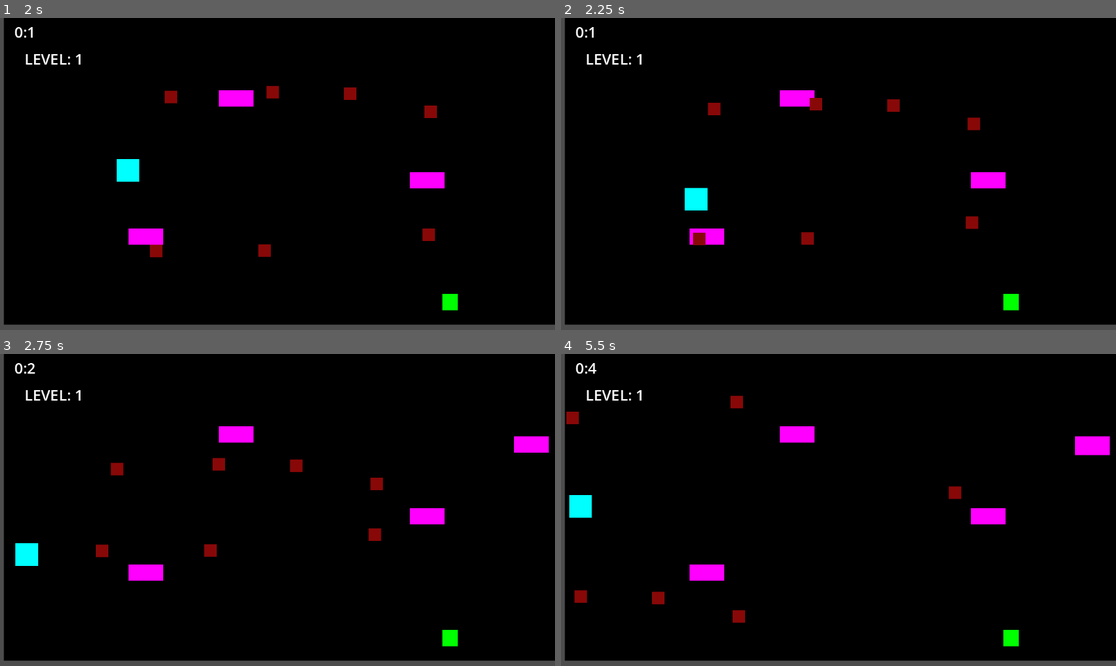
Above: before the commit, frames 1-4 (two rows, left to right).
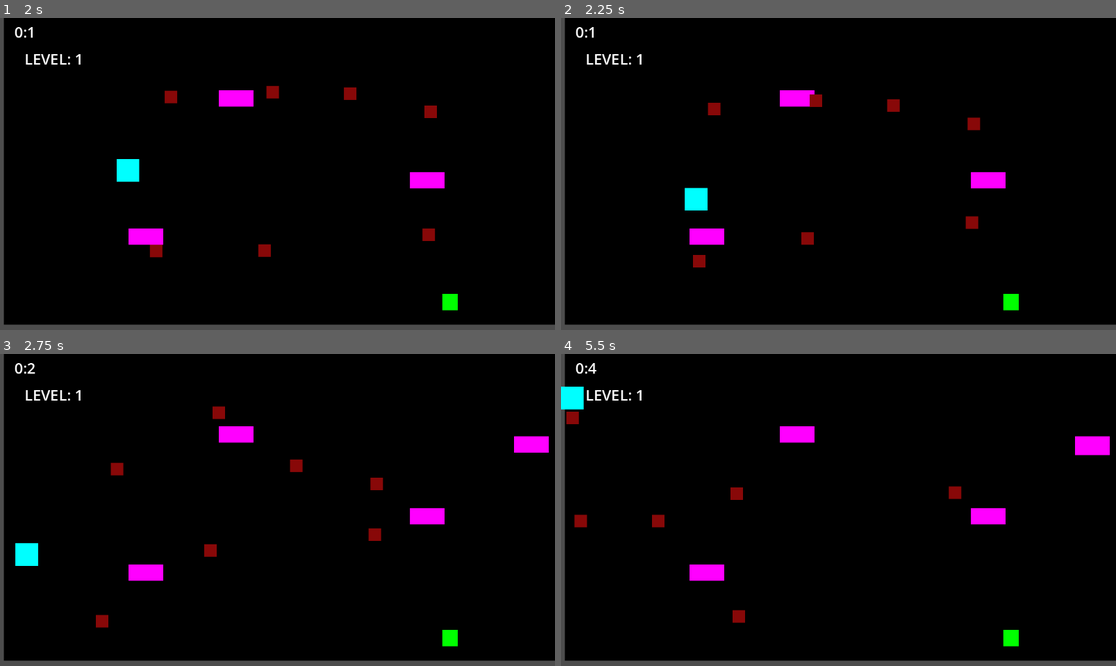
Above: after the commit, the same moments.

Repository: GitProjectAS/DOT-ESCAPE
Game: Godot game, scene res://Scenes/MainScreen.tscn
The game is run twice, just before and just after one commit, with the same random seed, the same clock (stepped at 60 frames per second) and the same inputs.
Inputs:
- Up to frame 1 (2 s): click "PLAY" at 0.5 s; hold Right (ui_right) from 1.28 s (still down)
- Up to frame 2 (2.25 s): release Right (ui_right) at 2.03 s; hold Down (ui_down) from 2.03 s (still down)
- Up to frame 3 (2.75 s): keep holding Down (ui_down)
- Up to frame 4 (5.5 s): release Down (ui_down) at 2.78 s; hold Right (ui_right) 2.78-3.53 s; hold Up (ui_up) 3.53-4.28 s; hold Left (ui_left) from 4.28 s (still down)

Frame 1 is identical in both runs. In frame 2, 0.2% of the frame differs, in the area x 23-48%, y 24-80%; in frame 3, 0.4%; in frame 4, 1.2%, in the area x 0-33%, y 10-81%.

Commit message:
Vertical enemy change

Diff:
--- a/dot-escape---godot-/Scenes/Enemy Horizontal.tscn
+++ b/dot-escape---godot-/Scenes/Enemy Horizontal.tscn
@@ -5,7 +5,7 @@
 [sub_resource type="RectangleShape2D" id="RectangleShape2D_cb60w"]
 size = Vector2(70, 34)
 
-[node name="Area2D" type="Area2D" unique_id=1221250160]
+[node name="Area2D" type="Area2D" unique_id=1221250160 groups=["horizontal_enemy"]]
 script = ExtResource("1_nan33")
 
 [node name="ColorRect" type="ColorRect" parent="." unique_id=1005851283]
--- a/dot-escape---godot-/Scenes/Vertical_enemy.tscn
+++ b/dot-escape---godot-/Scenes/Vertical_enemy.tscn
@@ -18,4 +18,5 @@
 [node name="CollisionShape2D" type="CollisionShape2D" parent="." unique_id=1818580986]
 shape = SubResource("CircleShape2D_t6s0g")
 
+[connection signal="area_entered" from="." to="." method="_on_area_entered"]
 [connection signal="body_entered" from="." to="." method="_on_body_entered"]
--- a/dot-escape---godot-/scripts/vertical_enemy.gd
+++ b/dot-escape---godot-/scripts/vertical_enemy.gd
@@ -31,4 +31,5 @@
 
 
 func _on_area_entered(area: Area2D) -> void:
-	pass # Replace with function body.
+	if area.is_in_group("horizontal_enemy"):
+		direction *= -1
